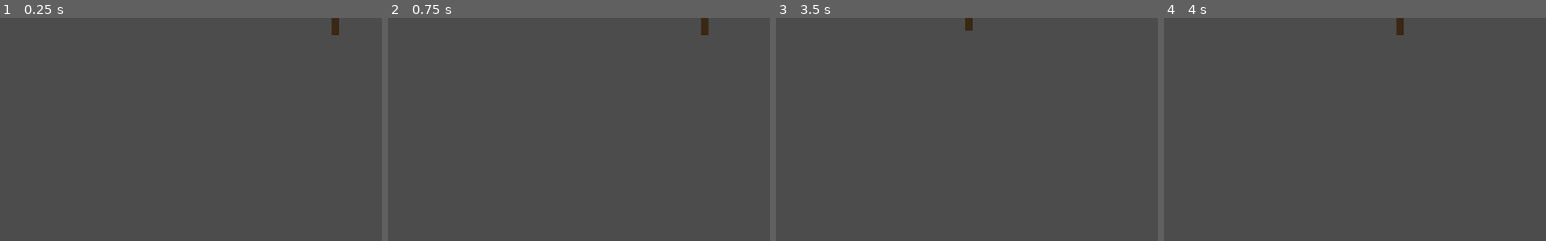
Above: before the commit, frames 1-4 (left to right).
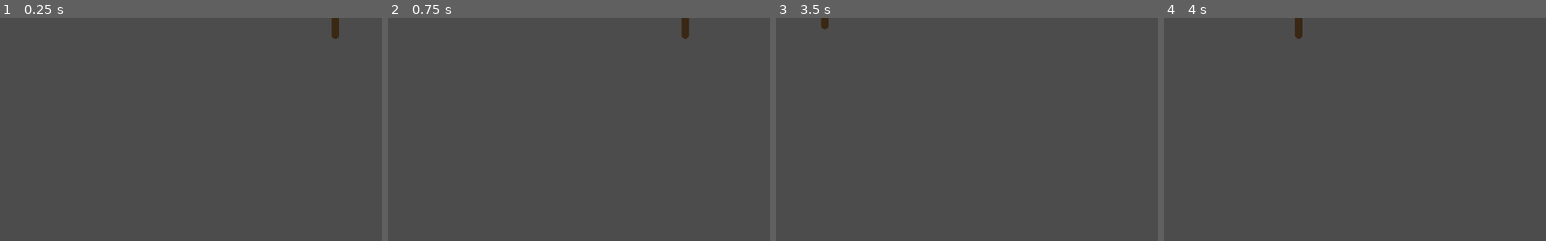
Above: after the commit, the same moments.

Repository: Cube-Number-Zero/Nutreants_attempt2
Game: Godot game, scene res://World.tscn
Same seed, same stepped clock (60 frames per second), same inputs: the game is played once before the commit and once after it.
Inputs (mouse positions are % of the whole screen's width and height, from its top left):
- Up to frame 1 (0.25 s): no input
- Up to frame 2 (0.75 s): tap Enter at 0.5 s; move the mouse to (72, 45) at 0.52 s; hold Right (ui_right) from 0.53 s (still down); click (72, 45) at 0.67 s
- Up to frame 3 (3.5 s): move the mouse to (30, 55) at 1.27 s; release Right (ui_right) at 1.28 s; hold Down (ui_down) 1.28-2.03 s; click (30, 55) at 1.42 s; tap Space at 2 s; move the mouse to (60, 28) at 2.02 s; hold Right (ui_right) 2.03-2.78 s; click (60, 28) at 2.17 s; tap Enter at 2.75 s; move the mouse to (45, 70) at 2.77 s; hold Up (ui_up) from 2.78 s (still down); click (45, 70) at 2.92 s
- Up to frame 4 (4 s): tap Space at 3.5 s; move the mouse to (80, 65) at 3.52 s; release Up (ui_up) at 3.53 s; hold Left (ui_left) from 3.53 s (still down); click (80, 65) at 3.67 s
The pictures show only the part of the screen within x 6-56%, y 0-50%; the shares and areas given below are measured in that part.

The runs differ from the first frame. In frame 1, less than 0.1% of the frame differs, in the area x 86-89%, y 7-10%; in frame 2, 0.3%; in frame 3, 0.2%; in frame 4, 0.3%, in the area x 34-63%, y 0-10%.

Commit message:
Added sounds, made roots change size when closer to base

Diff:
--- /dev/null
+++ b/SoundPlayer.gd
@@ -0,0 +1,11 @@
+extends Node
+
+onready var grow_root = $grow_root_sound_player
+
+# Called when the node enters the scene tree for the first time.
+func _ready():
+	pass
+
+func play_grow_root(loc):
+	grow_root.position = loc
+	grow_root.play(0.0)
--- /dev/null
+++ b/SoundPlayer.tscn
@@ -0,0 +1,10 @@
+[gd_scene load_steps=3 format=2]
+
+[ext_resource path="res://SoundPlayer.gd" type="Script" id=1]
+[ext_resource path="res://Assets/digging_sound.wav" type="AudioStream" id=2]
+
+[node name="SoundPlayer" type="Node"]
+script = ExtResource( 1 )
+
+[node name="grow_root_sound_player" type="AudioStreamPlayer2D" parent="."]
+stream = ExtResource( 2 )
--- a/World.gd
+++ b/World.gd
@@ -2,7 +2,7 @@
 
 # Declare member variables here.
 
-const PAN_SPEED = 127
+const PAN_SPEED = 256
 
 # Called when the node enters the scene tree for the first time.
 func _ready():
--- a/project.godot
+++ b/project.godot
@@ -13,6 +13,10 @@
 config/name="Nutreants"
 run/main_scene="res://World.tscn"
 
+[autoload]
+
+SoundPlayer="*res://SoundPlayer.tscn"
+
 [gui]
 
 common/drop_mouse_on_gui_input_disabled=true
--- a/roots_drawing.gd
+++ b/roots_drawing.gd
@@ -14,13 +14,14 @@
 var first_node_in_branch = true # Unused
 var drawing_branch_ID = "" # Unused, for identifying the specific branch a root is on
 var max_root_length = MINIMUM_NODE_DISTANCE # the longest root from the base of the tree; use this (at least partially) for resource consumption scaling
+onready var tree_base  = $tree_root_node # Convinience variable for the base of the tree
 
 # Called when the node enters the scene tree for the first time.
 func _ready():
 	# Create the first root node at the top of the screen
-	$tree_root_node.permanent = true
+	tree_base.permanent = true
 	var new_node = NEW_NODE.instance()
-	$tree_root_node.add_child(new_node)
+	tree_base.add_child(new_node)
 	new_node.position = Vector2(0, MINIMUM_NODE_DISTANCE)
 	new_node.get_child(0).get_child(0).set_point_position(0, Vector2(0.0, -40.0))
 	$tree_root_node/tree_root_node.permanent = true
@@ -31,7 +32,7 @@
 	if Input.is_mouse_button_pressed(1):
 		if not drawing:
 			# Find the closest node to the mouse cursor
-			var closest_node = $tree_root_node.get_closest_node_to_point(mouse_position)
+			var closest_node = tree_base.get_closest_node_to_point(mouse_position)
 			if closest_node[1] <= pow(MAXIMUM_DRAW_SNAP_DISTANCE, 2):
 				# Begin drawing from the closest node
 				drawing = true
@@ -46,7 +47,8 @@
 
 		if squared_distance_from_parent_node >= pow(MINIMUM_NODE_DISTANCE, 2):
 			# Test to see if the node collides with any other nodes
-			if $tree_root_node.test_collision(mouse_position, MINIMUM_UNRELATED_NODE_DISTANCE, parent_node.gather_nearby_nodes(2)):
+			if tree_base.test_collision(mouse_position,\
+				MINIMUM_UNRELATED_NODE_DISTANCE, parent_node.gather_nearby_nodes(1)):
 				# The root being drawn collided with another root!
 				drawing = false
 			else:
@@ -58,15 +60,18 @@
 					parent_node.get_global_position() - new_node.get_global_position())
 
 				# if first_node_in_branch:
-					# $tree_root_node.calculate_branch_ID("0")
+					# tree_base.calculate_branch_ID("0")
 					# drawing_branch_ID = new_node.branch_ID
 				# else:
 					# new_node.branch_ID = drawing_branch_ID
 
 				parent_node = new_node
+				# Play sound
+				SoundPlayer.play_grow_root(mouse_position)
 				# Recalculate the longest distance
-				max_root_length = $tree_root_node.get_longest_distance_from_origin()
+				max_root_length = tree_base.get_longest_distance_from_origin()
+				tree_base.get_size()
 
 	if Input.is_mouse_button_pressed(2):
 		# The player is right clicking
-		$tree_root_node.try_to_erase_at_location(mouse_position, ERASER_RADIUS)
+		tree_base.try_to_erase_at_location(mouse_position, ERASER_RADIUS)
--- a/tree_root_node.gd
+++ b/tree_root_node.gd
@@ -10,14 +10,20 @@
 # they look like this: 0.1.1.0.2.0
 var longest_distance = 0
 var permanent = false
+var size = 10
+
+onready var line = $node_stuff/Line2D
 
 # Called when the node enters the scene tree for the first time.
 func _ready():
 	pass
-
 # Called every frame. 'delta' is the elapsed time since the previous frame.
 func _process(delta):
 	pass
+
+func at_end():
+	# Returns true if the node is at the end of a root
+	return get_child_count() == 1
 
 func get_closest_node_to_point(loc):
 	"""Finds which node is closest to a given location
@@ -26,7 +32,7 @@
 	[node, distance]"""
 	# Tests how close this node is to the location
 	var own_result = [self, loc.distance_squared_to(get_global_position())]
-	if get_child_count() == 1:
+	if at_end():
 		return own_result
 
 	# Tests to see if this node's children are closer and returns their result if so
@@ -86,7 +92,7 @@
 	Call from the base tree_root_node
 	Returns a float distance
 	"""
-	if get_child_count() == 1:
+	if at_end():
 		return get_global_position().distance_to(get_parent().get_global_position())
 	var longest_child_distance = null
 	for childNode in get_children():
@@ -103,13 +109,13 @@
 	"""Call this again if you for some reason move a node after it's been placed
 	Only affects the specific node it's called on
 	"""
-	$node_stuff/Line2D.set_point_position(0, get_parent().get_global_position() - get_global_position())
+	line.set_point_position(0, get_parent().get_global_position() - get_global_position())
 
 func try_to_erase_at_location(loc, radius):
 	"""Tries to erase nodes near a location
 	Call from the base tree_root_node
 	"""
-	if get_child_count() == 1 and not permanent:
+	if at_end() and not permanent:
 		if loc.distance_squared_to(get_global_position()) <= pow(radius, 2):
 			queue_free()
 	else:
@@ -123,7 +129,7 @@
 	return get_parent().gather_upwards_node(levels - 1)
 
 func gather_downwards_nodes(levels):
-	if levels <= 0 or get_child_count() == 1:
+	if levels <= 0 or at_end():
 		return [self]
 	var output_list = [self]
 	for childNode in get_children():
@@ -135,3 +141,12 @@
 	"""Returns a list of all nodes within <levels> from a node
 	"""
 	return gather_upwards_node(levels).gather_downwards_nodes(levels * 2)
+
+func get_size():
+	size = position.length()
+	if not at_end():
+		for childNode in get_children():
+			if childNode.name != "node_stuff":
+				size += childNode.get_size()
+	line.width = sqrt(size) * 0.5
+	return size
--- a/tree_root_node.tscn
+++ b/tree_root_node.tscn
@@ -1,9 +1,6 @@
-[gd_scene load_steps=3 format=2]
+[gd_scene load_steps=2 format=2]
 
 [ext_resource path="res://tree_root_node.gd" type="Script" id=1]
-
-[sub_resource type="Curve" id=1]
-_data = [ Vector2( 0, 1 ), 0.0, -1.89651e-07, 0, 0, Vector2( 0.509524, 0 ), 0.0, 0.0, 0, 0, Vector2( 1, 1 ), 0.052304, 0.0, 0, 0 ]
 
 [node name="tree_root_node" type="Node2D"]
 script = ExtResource( 1 )
@@ -12,5 +9,7 @@
 
 [node name="Line2D" type="Line2D" parent="node_stuff"]
 points = PoolVector2Array( 0, 0, 0, 0 )
-width_curve = SubResource( 1 )
 default_color = Color( 0.231373, 0.156863, 0.0823529, 1 )
+joint_mode = 1
+begin_cap_mode = 2
+end_cap_mode = 2
Not shown, added: Assets/digging_sound.wav.import
Not shown, added: Assets/digging_sound.wav
